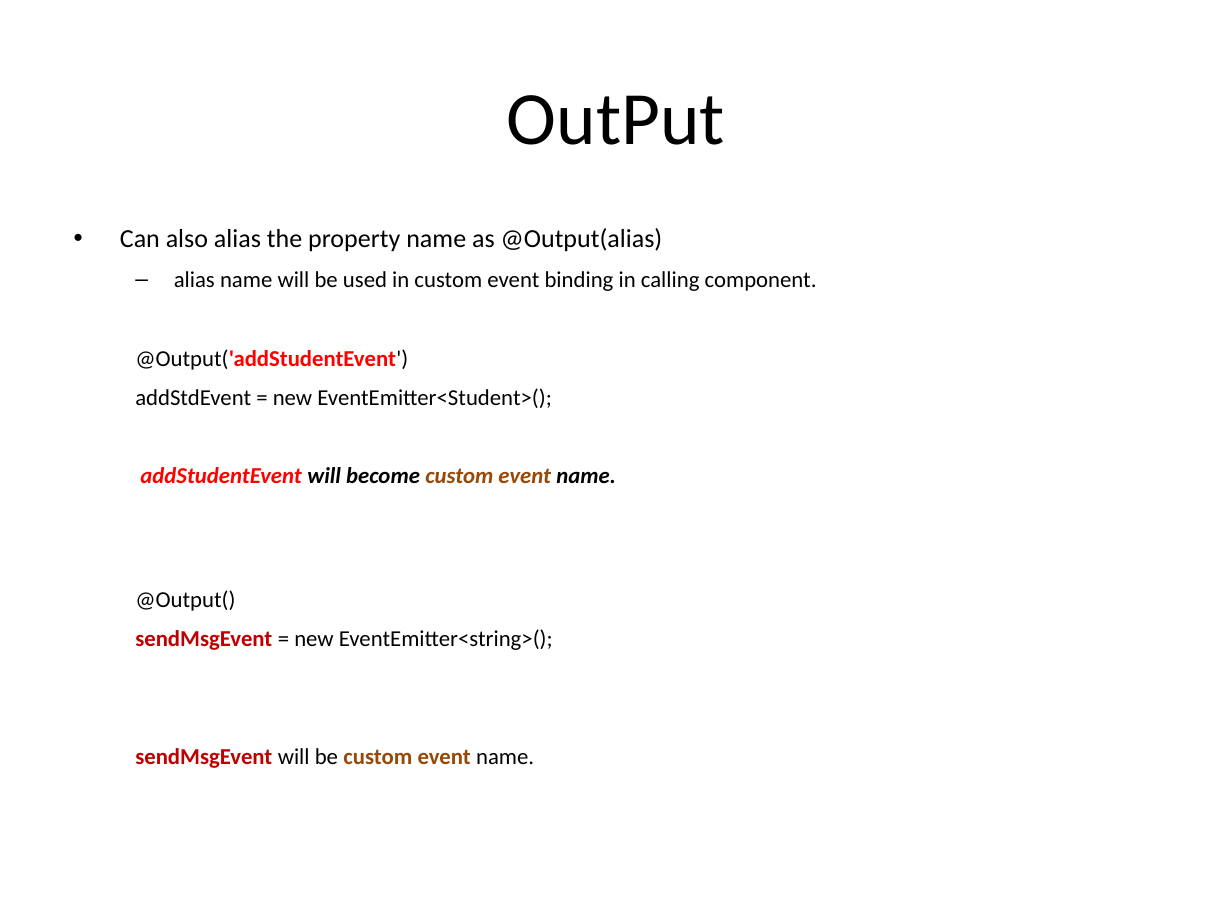
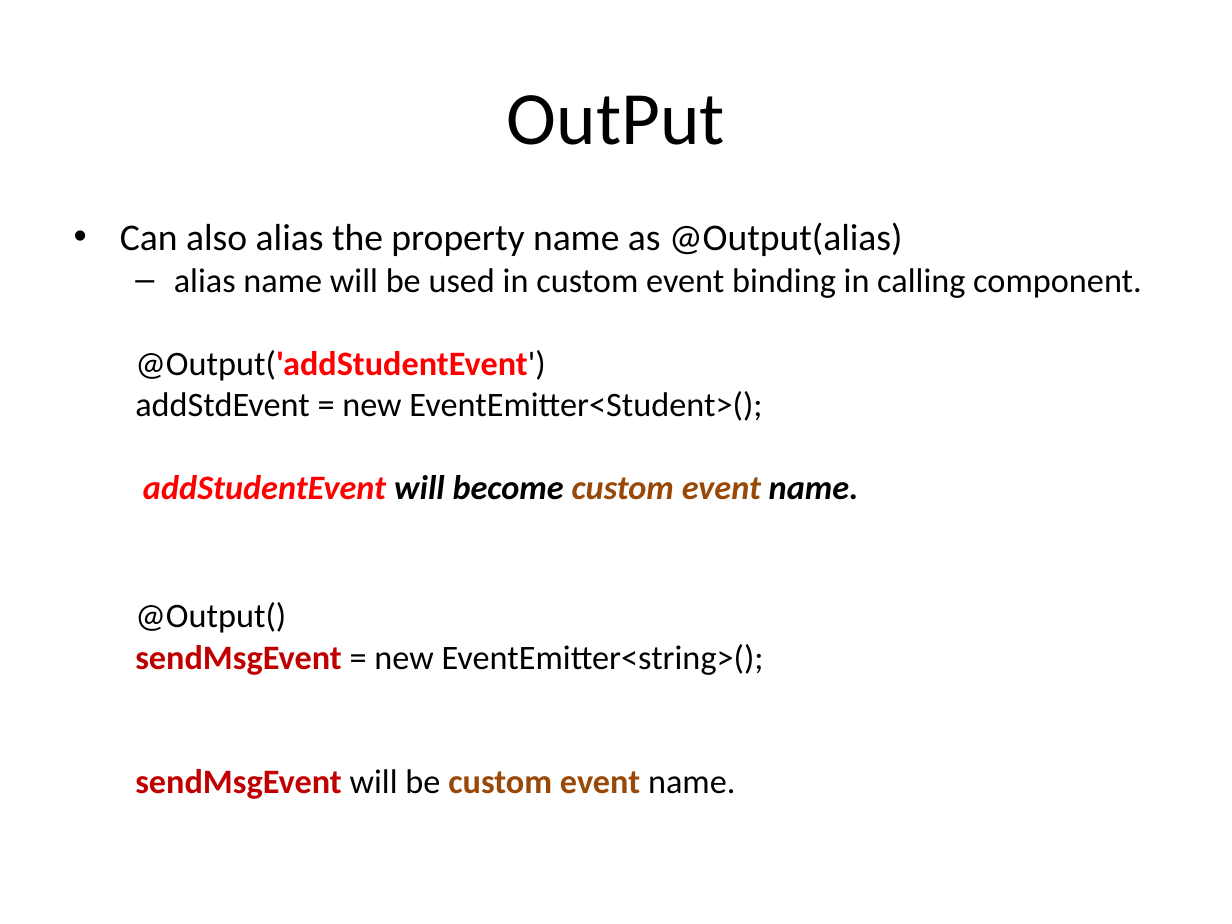
Before and after one commit to vishnumvn/AngularJS_Tut, a slide deck: slide 226 of Materials/Angular_Module01.ppt. Drawn at 1232x924 pixels with LibreOffice and Linux fonts; fonts in the diff are those of the drawing. Boxes give left, top, right and bottom in pixels: in the first picture for what was removed or moved away, otherwise in the second. Text is boxed around its words. In the diff, an @@ line names an element or a change of style, - is before the commit and + after.

```diff
--- a/Materials/Angular_Module01.ppt
+++ b/Materials/Angular_Module01.ppt
@@ text "Can also alias the property ..." at (120,222,1142,799): size 15.2 to 22 pt in "Can also alias the property name as ..."; size 13.3 to 20 pt in "alias name will be used in custom ...", "@Output('addStudentEvent')", "addStdEvent = new EventEmitter<Student>();", "addStudentEvent will become custom event name." and 3 more places; line spacing 1 to 0.8; less space between paragraphs @@
```
Also in this commit, not shown: 33 other slides changed, 6 other files.
